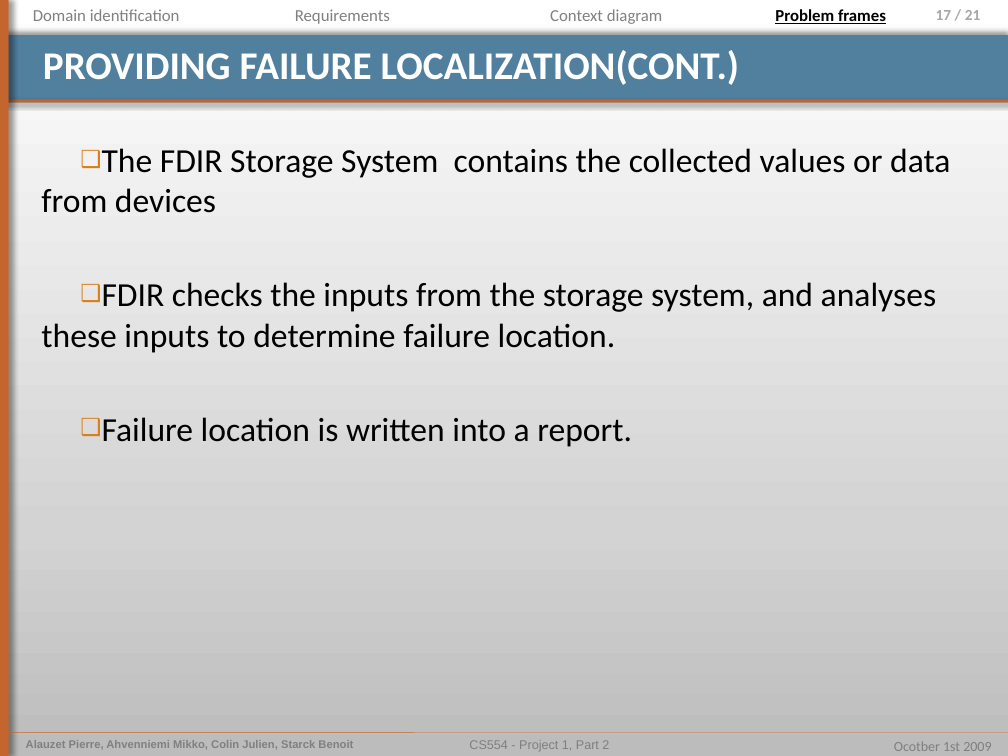
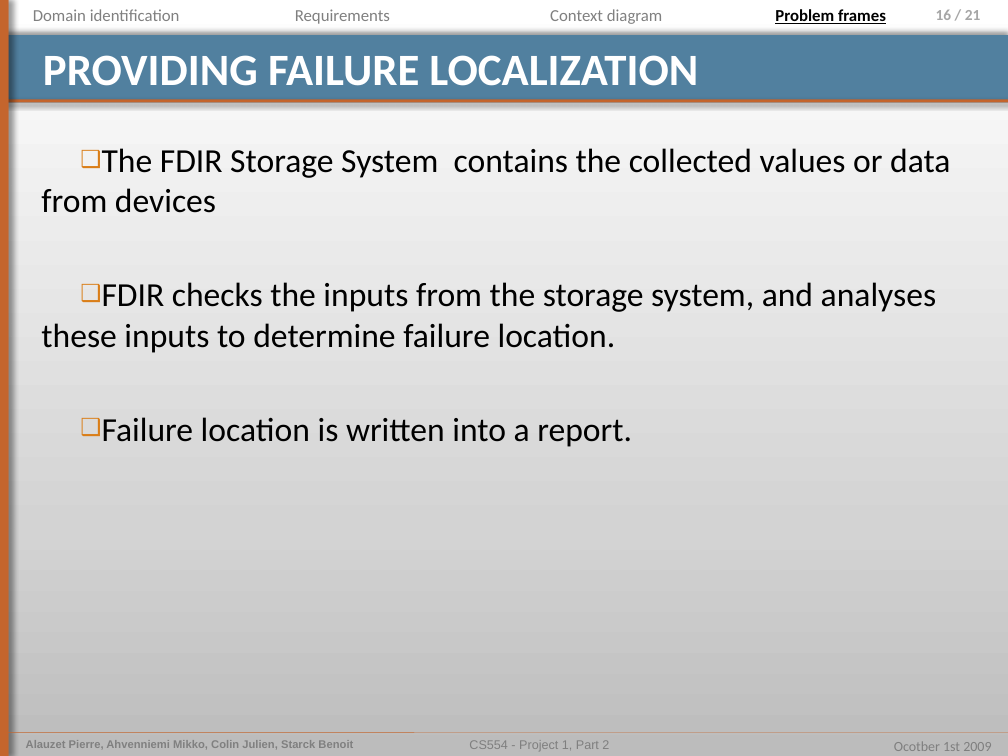
Before and after one commit to pierrealauzet/euroteam, a slide deck: slide 16 of Project 1/Part 2/CS554_EuroTeam_Problem_Frames.pptx (slide 17 before the commit). Drawn at 1008x756 pixels with LibreOffice and Linux fonts; fonts in the diff are those of the drawing. Boxes give left, top, right and bottom in pixels: in the first picture for what was removed or moved away, otherwise in the second. Text is boxed around its words. In the diff, an @@ line names an element or a change of style, - is before the commit and + after.

```diff
--- a/Project 1/Part 2/CS554_EuroTeam_Problem_Frames.pptx
+++ b/Project 1/Part 2/CS554_EuroTeam_Problem_Frames.pptx
@@ page number at bbox=[936, 9, 981, 20]: text changed @@
-17 / 21
+16 / 21
@@ title at bbox=[43, 55, 698, 86]: text changed; size 28 to 32 pt @@
-PROVIDING FAILURE LOCALIZATION(CONT.)
+PROVIDING FAILURE LOCALIZATION
```
Also in this commit, not shown: 15 other slides changed, 1 slide added, 1 other file.
